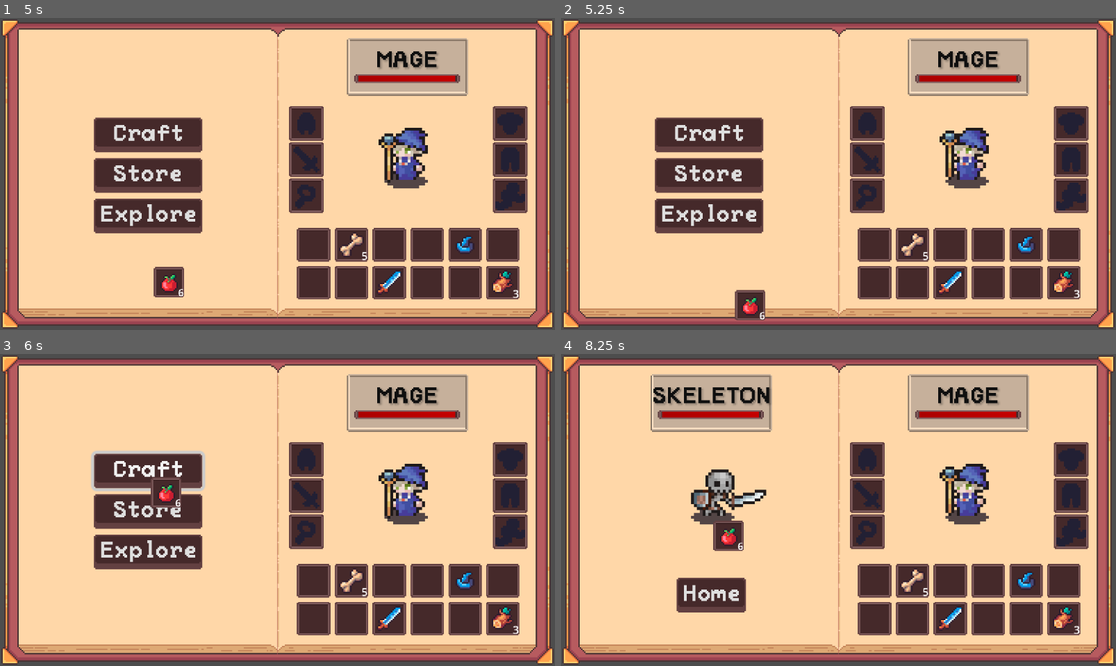
Above: before the commit, frames 1-4 (two rows, left to right).
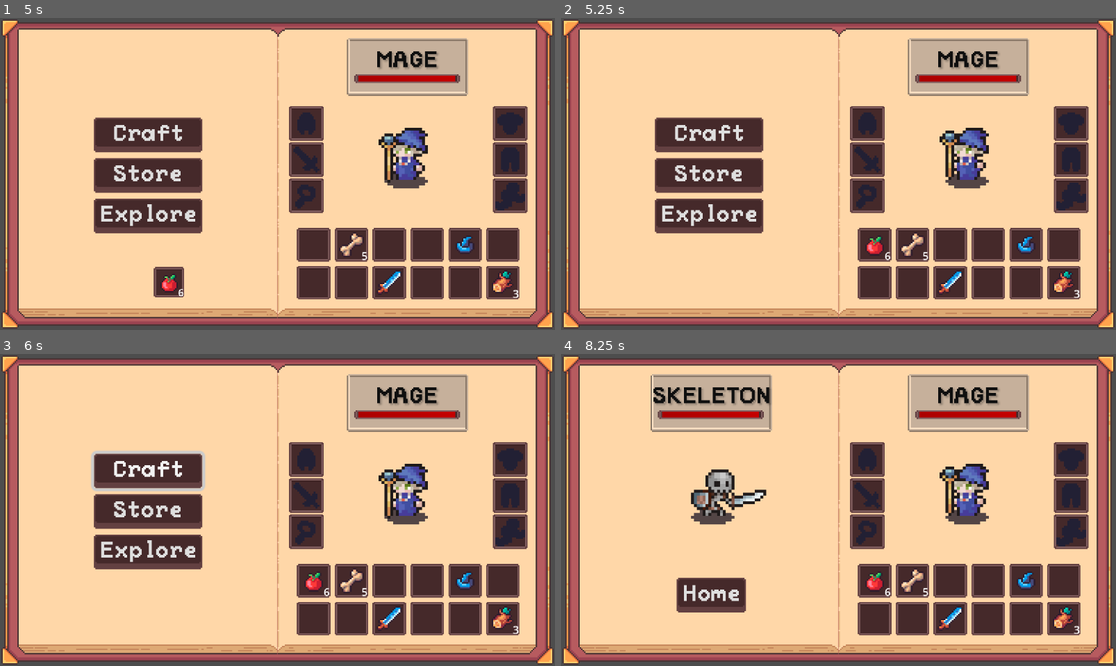
Above: after the commit, the same moments.

Repository: Blortlett/GodotIdle
Game: Godot game, scene res://Scenes/GuiNode.tscn
The game is run twice, just before and just after one commit, with the same random seed, the same clock (stepped at 60 frames per second) and the same inputs.
Inputs (mouse positions are in pixels of both pictures, inside the frame that each line leads up to):
- Up to frame 1 (5 s): click (310, 242) at 0.52 s; click "Craft" at 1.25 s; click "Store" at 2 s; click "Explore" at 2.75 s; click "Sunny Meadow" at 3.5 s; click "Home" at 4.25 s
- Up to frame 2 (5.25 s): click (733, 283) at 5.02 s
- Up to frame 3 (6 s): click "Craft" at 5.75 s
- Up to frame 4 (8.25 s): click "Store" at 6.5 s; click "Explore" at 7.25 s; click "Decrepit Graveyard" at 8 s

Frame 1 is identical in both runs. In frame 2, 0.7% of the frame differs, in the area x 31-60%, y 70-97%; in frame 3, 0.5%; in frame 4, 0.7%.

Commit message:
Mouse button release now returns item to last inventory position

Diff:
--- a/Inventory/Scripts/scrInventoryActions.gd
+++ b/Inventory/Scripts/scrInventoryActions.gd
@@ -1,6 +1,8 @@
 class_name InventoryActions extends Control
 # Item drag graphics
 @onready var mDragHandler: ItemDragGfxHandler = get_node("ItemDragGfxHandler");
+var mLastAccessedInvUI: InventoryUI;
+var mLastAccessedID: int;
 # Inventory UI
 @onready var mInventoryGrid: GridContainer = get_node("../InventoryGrid");
 @onready var mInventorySlots: Array[Node] = mInventoryGrid.get_children();
@@ -34,18 +36,36 @@
 	# Debug
 	print_debug("Clicked equipment slot index: %d" % slot_index)
 	OnSlotClicked(mEquipmentUI.GetUI(), slot_index)
+
+# Left Mouse Unclicked input here
+func _unhandled_input(event: InputEvent):
+	if event is InputEventMouseButton:
+		if event.button_index == MOUSE_BUTTON_LEFT and event.is_released():
+			OnLeftMouseButtonReleased()
+
 #Called by both OnInventoryClicked & OnEquipmentClicked
 func OnSlotClicked(inventoryUI: InventoryUI, slot_index: int):
 	# Drop held Item to slot
 	if mIsItemHeld:
-		mDragHandler.OnItemDropped(inventoryUI.GetInventory().slots[slot_index])
-		inventoryUI.UpdateSlots(); # Update Inventory UI
-		mIsItemHeld = false;
+		DropDraggedItem(inventoryUI, slot_index)
 	# Try Pickup item from slot
 	else:
+		# track where item came from incase want to cancel
+		mLastAccessedInvUI = inventoryUI;
+		mLastAccessedID = slot_index
+		# Get Slot
 		var slot = inventoryUI.GetInventory().slots[slot_index]
 		if slot.amount == 0 or !slot.item:
 			return
 		mDragHandler.OnItemDragged(slot)
 		inventoryUI.UpdateSlots(); # Update Inventory UI
 		mIsItemHeld = true;
+
+func OnLeftMouseButtonReleased():
+	print_debug("Drop Item here :)")
+	DropDraggedItem(mLastAccessedInvUI, mLastAccessedID);
+
+func DropDraggedItem(inventoryUI: InventoryUI, slot_index: int):
+	mDragHandler.OnItemDropped(inventoryUI.GetInventory().slots[slot_index])
+	inventoryUI.UpdateSlots(); # Update Inventory UI
+	mIsItemHeld = false;
--- a/Inventory/UI/InventoryUI/nInvSlotUI.tscn
+++ b/Inventory/UI/InventoryUI/nInvSlotUI.tscn
@@ -27,7 +27,7 @@
 layout_mode = 2
 
 [node name="ItemDisplaySprite" type="Sprite2D" parent="CenterContainer/Panel"]
-z_index = 3
+z_index = 2
 texture_filter = 1
 scale = Vector2(0.7, 0.7)
 texture = ExtResource("3_47yyq")
@@ -35,6 +35,7 @@
 region_rect = Rect2(0, 0, 32, 32)
 
 [node name="Label" type="Label" parent="CenterContainer/Panel"]
+z_index = 2
 texture_filter = 1
 custom_minimum_size = Vector2(40, 23)
 layout_mode = 0
--- a/Inventory/UI/InventoryUI/nInventoryUI.tscn
+++ b/Inventory/UI/InventoryUI/nInventoryUI.tscn
@@ -25,6 +25,7 @@
 offset_bottom = -433.0
 grow_horizontal = 2
 grow_vertical = 2
+mouse_filter = 2
 script = ExtResource("1_dhcfh")
 mInv = ExtResource("2_l8g2t")
 mSlotParent = NodePath("SystemUI/InventoryUI/InventoryGrid")
@@ -36,6 +37,7 @@
 anchor_bottom = 1.0
 grow_horizontal = 2
 grow_vertical = 2
+mouse_filter = 2
 
 [node name="BookBackgroundSprite" type="NinePatchRect" parent="BookGraphics"]
 texture_filter = 1
@@ -93,6 +95,7 @@
 anchor_bottom = 1.0
 grow_horizontal = 2
 grow_vertical = 2
+mouse_filter = 2
 
 [node name="InventoryUI" type="Control" parent="SystemUI"]
 layout_mode = 1
@@ -101,6 +104,7 @@
 anchor_bottom = 1.0
 grow_horizontal = 2
 grow_vertical = 2
+mouse_filter = 2
 
 [node name="InventoryActions" type="Control" parent="SystemUI/InventoryUI"]
 z_index = 2
@@ -110,6 +114,7 @@
 anchor_bottom = 1.0
 grow_horizontal = 2
 grow_vertical = 2
+mouse_filter = 2
 script = ExtResource("11_2xcof")
 metadata/_custom_type_script = "uid://0k82eyh0nyh7"
 
@@ -120,6 +125,7 @@
 anchor_bottom = 1.0
 grow_horizontal = 2
 grow_vertical = 2
+mouse_filter = 2
 script = ExtResource("12_6j3o5")
 DraggedItemUIOffset = Vector2(13, 15)
 metadata/_custom_type_script = "uid://7jr5oueo8fsy"
@@ -127,6 +133,7 @@
 [node name="InvSlotUI" parent="SystemUI/InventoryUI/InventoryActions/ItemDragGfxHandler" instance=ExtResource("4_keych")]
 layout_mode = 0
 scale = Vector2(0.7, 0.7)
+mouse_filter = 2
 
 [node name="InventoryGrid" type="GridContainer" parent="SystemUI/InventoryUI"]
 layout_mode = 1
@@ -215,6 +222,7 @@
 offset_bottom = 26.29
 grow_horizontal = 2
 grow_vertical = 2
+mouse_filter = 2
 script = ExtResource("6_6j3o5")
 mEquipmentSlotsUI = [NodePath("Slots/HelmetSlot"), NodePath("Slots/ChestplateSlot"), NodePath("Slots/LegsSlot"), NodePath("Slots/BootSlot"), NodePath("Slots/WeaponSlot"), NodePath("Slots/AccessorySlot")]
 
@@ -225,6 +233,7 @@
 anchor_bottom = 1.0
 grow_horizontal = 2
 grow_vertical = 2
+mouse_filter = 2
 script = ExtResource("1_dhcfh")
 mInv = ExtResource("11_2hnsh")
 mSlotParent = NodePath(".")
